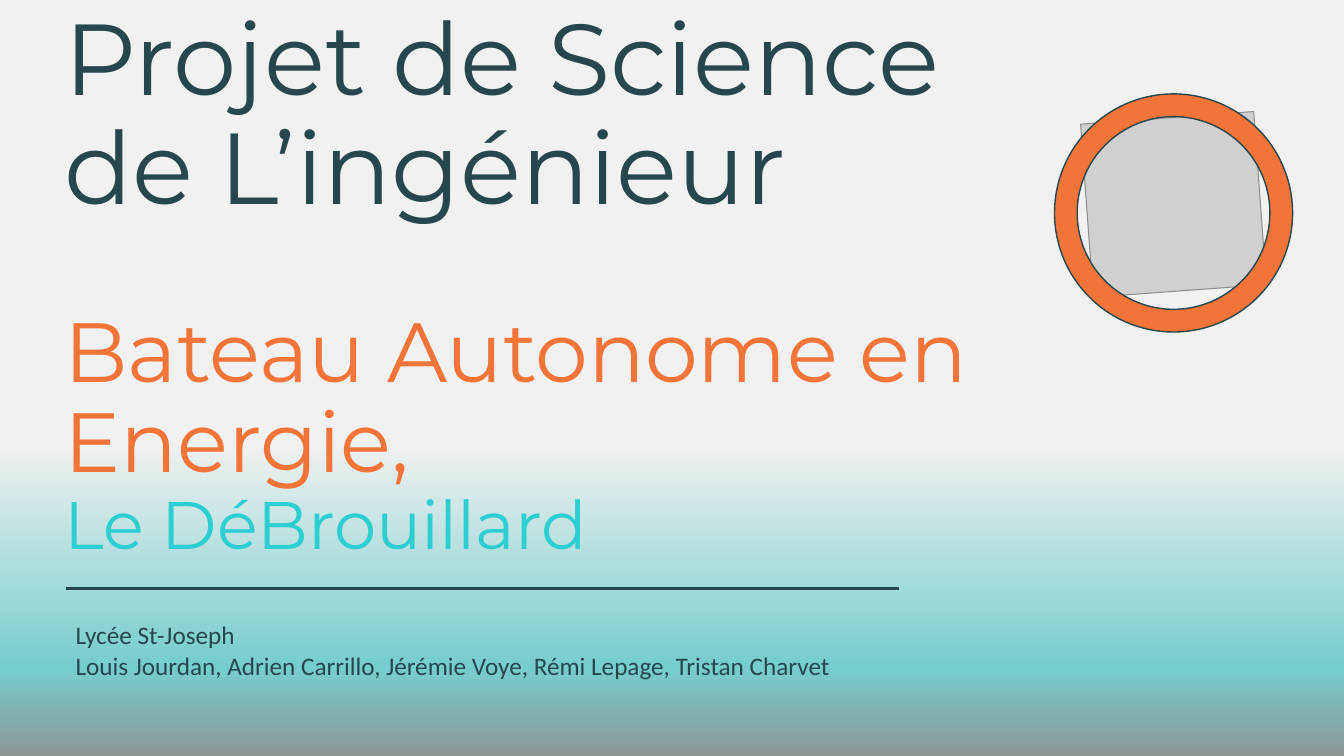
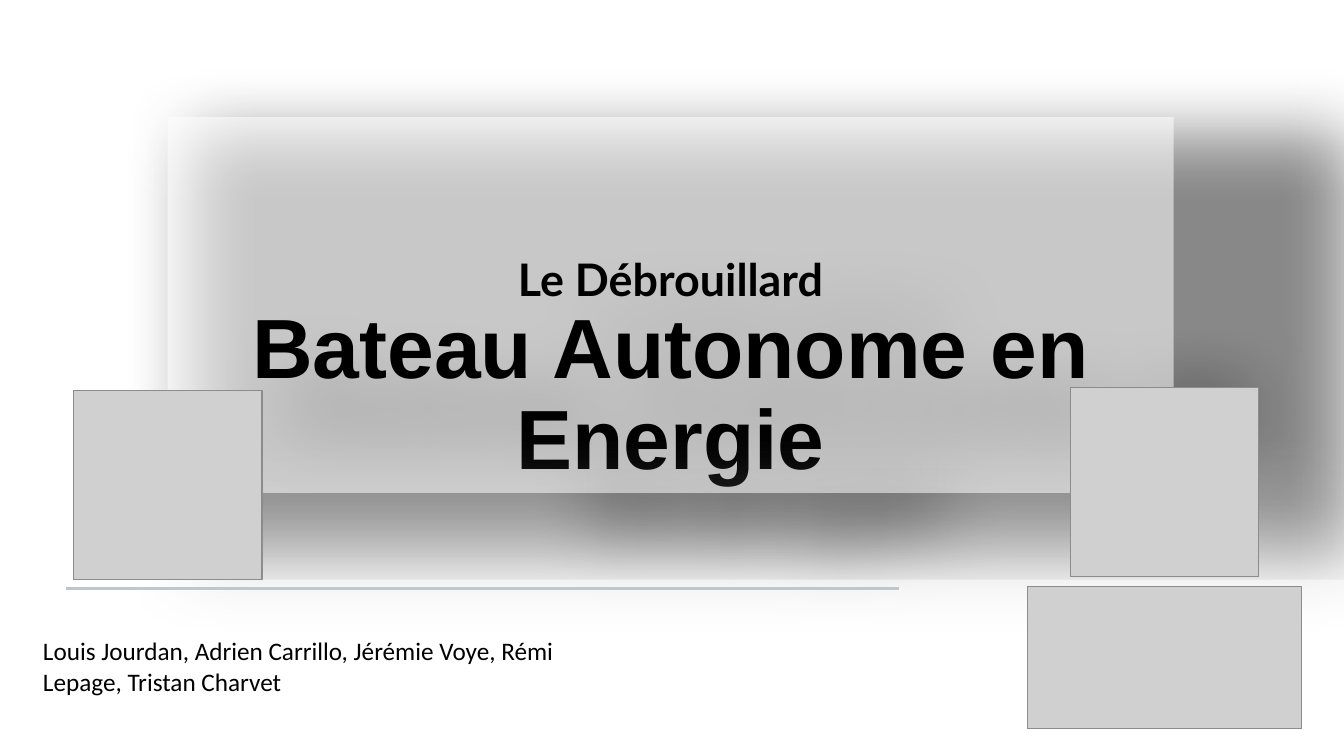
Before and after one commit to louis21000/Trimaran, a slide deck: slide 1 of Power point/Projet de SI Pwp.pptx. Drawn at 1344x756 pixels with LibreOffice and Linux fonts; fonts in the diff are those of the drawing; grey boxes stand for pictures; background and template pictures are left out. Boxes give left, top, right and bottom in pixels: in the first picture for what was removed or moved away, otherwise in the second. Text is boxed around its words. In the diff, an @@ line names an element or a change of style, - is before the commit and + after.

```diff
--- a/Power point/Projet de SI Pwp.pptx
+++ b/Power point/Projet de SI Pwp.pptx
@@ rectangle removed at bbox=[0, 0, 1344, 756] @@
@@ title removed at bbox=[64, 20, 939, 224] @@
-Projet de Science
-de L’ingénieur
@@ title added at bbox=[167, 117, 1174, 493], fill #FFFFFF at 54% opacity, 60 pt, text #000000, bold @@
+Le Débrouillard
+Bateau Autonome en Energie
@@ donut removed at bbox=[1055, 94, 1293, 332] @@
@@ picture removed at bbox=[1081, 112, 1266, 298] @@
@@ text removed at bbox=[64, 323, 968, 550] @@
-Bateau Autonome en Energie,
-Le DéBrouillard
@@ picture added at bbox=[1071, 388, 1259, 577] @@
@@ picture added at bbox=[74, 391, 262, 580] @@
@@ rectangle added at bbox=[0, 580, 1344, 756], fill #FFFFFF at 53% opacity @@
@@ picture added at bbox=[1027, 587, 1302, 729] @@
@@ text at bbox=[76, 626, 235, 648]: paragraph removed @@
-Lycée St-Joseph
@@ text "Louis Jourdan, Adrien Carrillo, Jérémie ...": place and size @@
-text "Louis Jourdan, Adrien Carrillo, Jérémie ..." at bbox=[76, 626, 830, 680]
+text "Louis Jourdan, Adrien Carrillo, Jérémie ..." at bbox=[43, 642, 553, 696]
@@ text "Louis Jourdan, Adrien Carrillo, Jérémie ..." at bbox=[43, 642, 553, 696]: text colour #26474E to #000000 @@
```
Also in this commit, not shown: 14 slides added, 11 slides removed, 2 other files.
